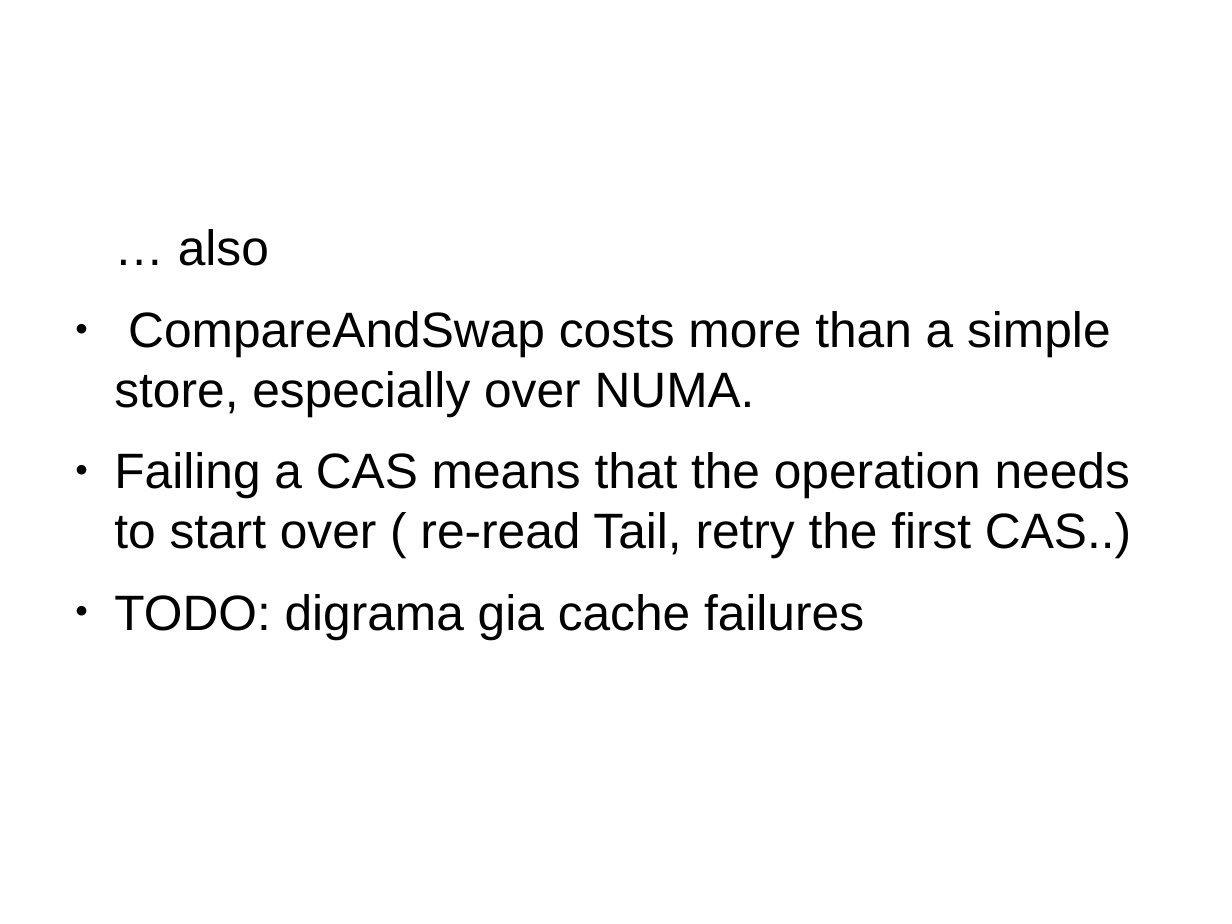
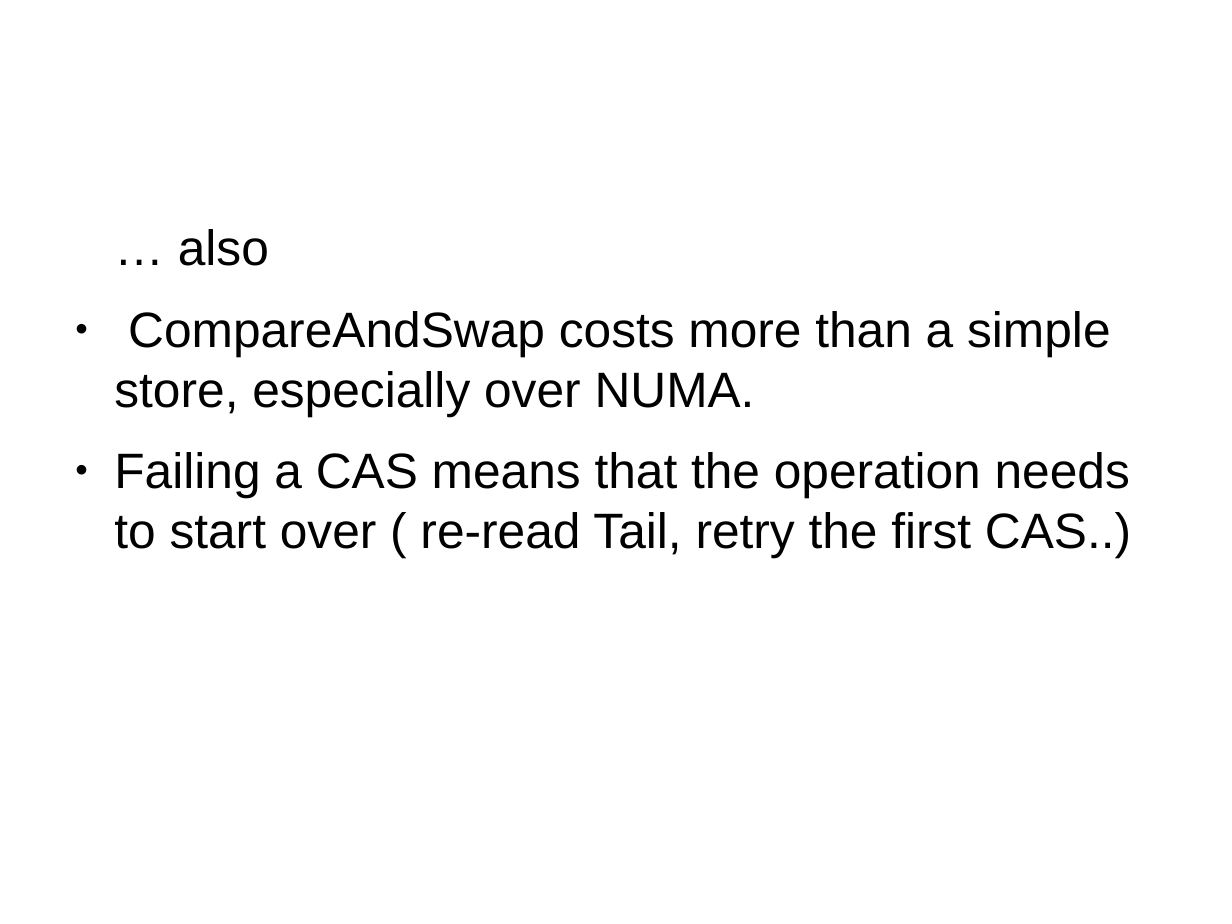
Before and after one commit to mpastyl/my_thesis, a slide deck: slide 23 of presentation.odp. Drawn at 1232x924 pixels with LibreOffice and Linux fonts; fonts in the diff are those of the drawing. Boxes give left, top, right and bottom in pixels: in the first picture for what was removed or moved away, otherwise in the second. Text is boxed around its words. In the diff, an @@ line names an element or a change of style, - is before the commit and + after.

```diff
--- a/presentation.odp
+++ b/presentation.odp
@@ text at <box>114,594,864,639</box>: paragraph removed @@
-● TODO: digrama gia cache failures
```
Also in this commit, not shown: 3 other slides changed, 13 slides added.
